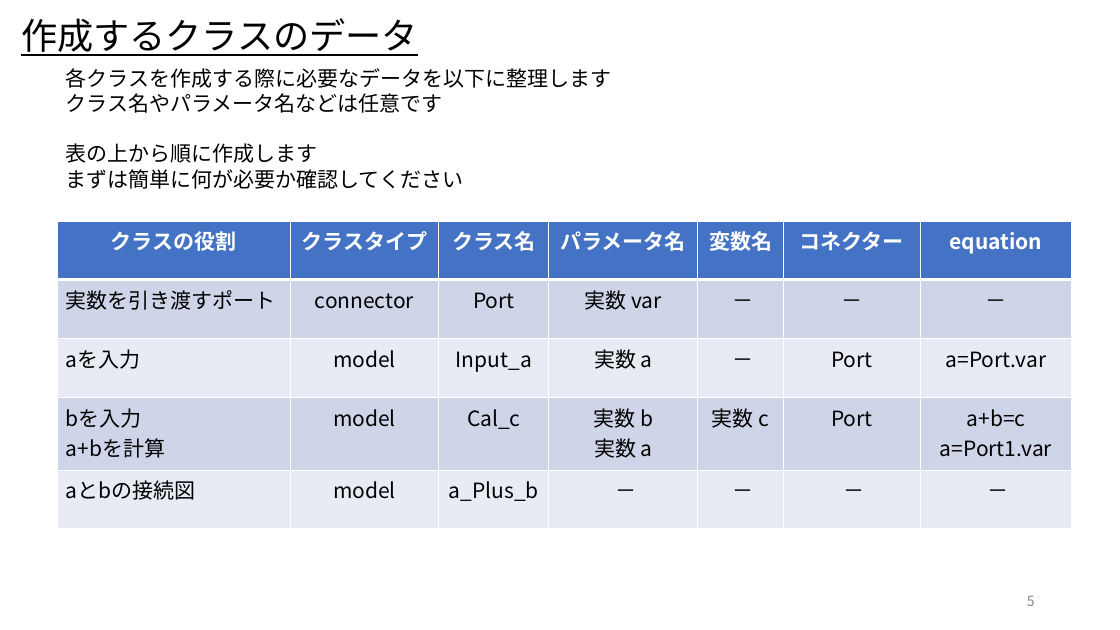
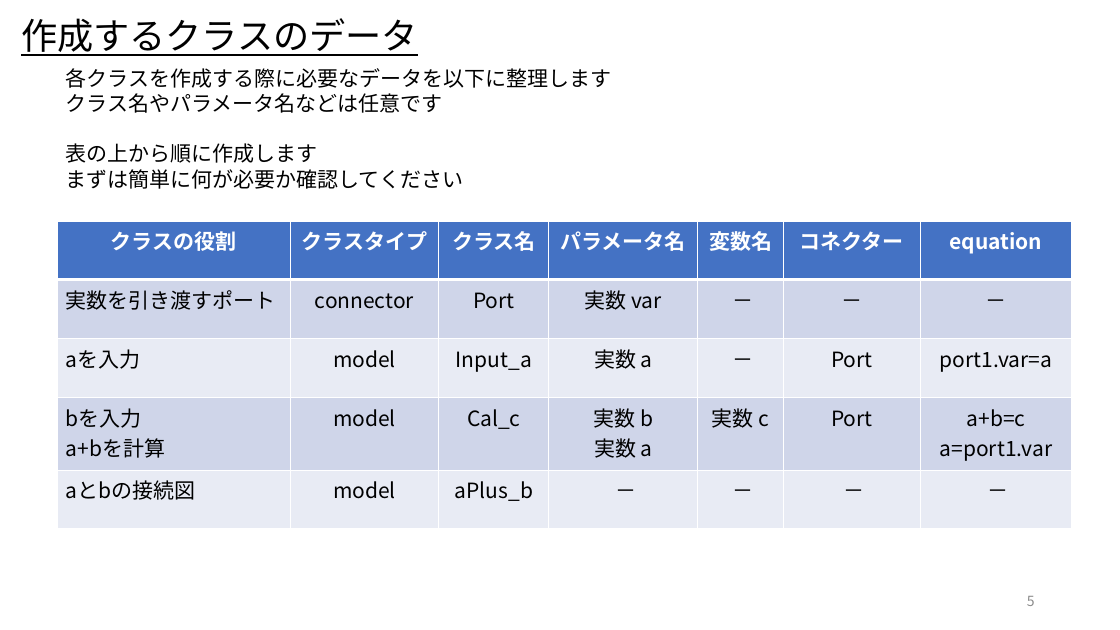
Before and after one commit to UedaShigenori/OpenModelica_Tutorials_Ja, a slide deck: slide 5 of 5_CustomizeModel3_OnePlusOne/OpenModelica_Tutorials_5.pptx. Drawn at 1120x630 pixels with LibreOffice and Linux fonts; fonts in the diff are those of the drawing. Boxes give left, top, right and bottom in pixels: in the first picture for what was removed or moved away, otherwise in the second. Text is boxed around its words. In the diff, an @@ line names an element or a change of style, - is before the commit and + after.

```diff
--- a/5_CustomizeModel3_OnePlusOne/OpenModelica_Tutorials_5.pptx
+++ b/5_CustomizeModel3_OnePlusOne/OpenModelica_Tutorials_5.pptx
@@ table at <box>57,221,1072,529</box> @@
-row 3, column 7: a=Port.var
+row 3, column 7: port1.var=a
-row 4, column 7: a+b=c / a=Port1.var
+row 4, column 7: a+b=c / a=port1.var
-row 5, column 3: a_Plus_b
+row 5, column 3: aPlus_b
```
Also in this commit, not shown: 8 other slides changed, 3 other files.
